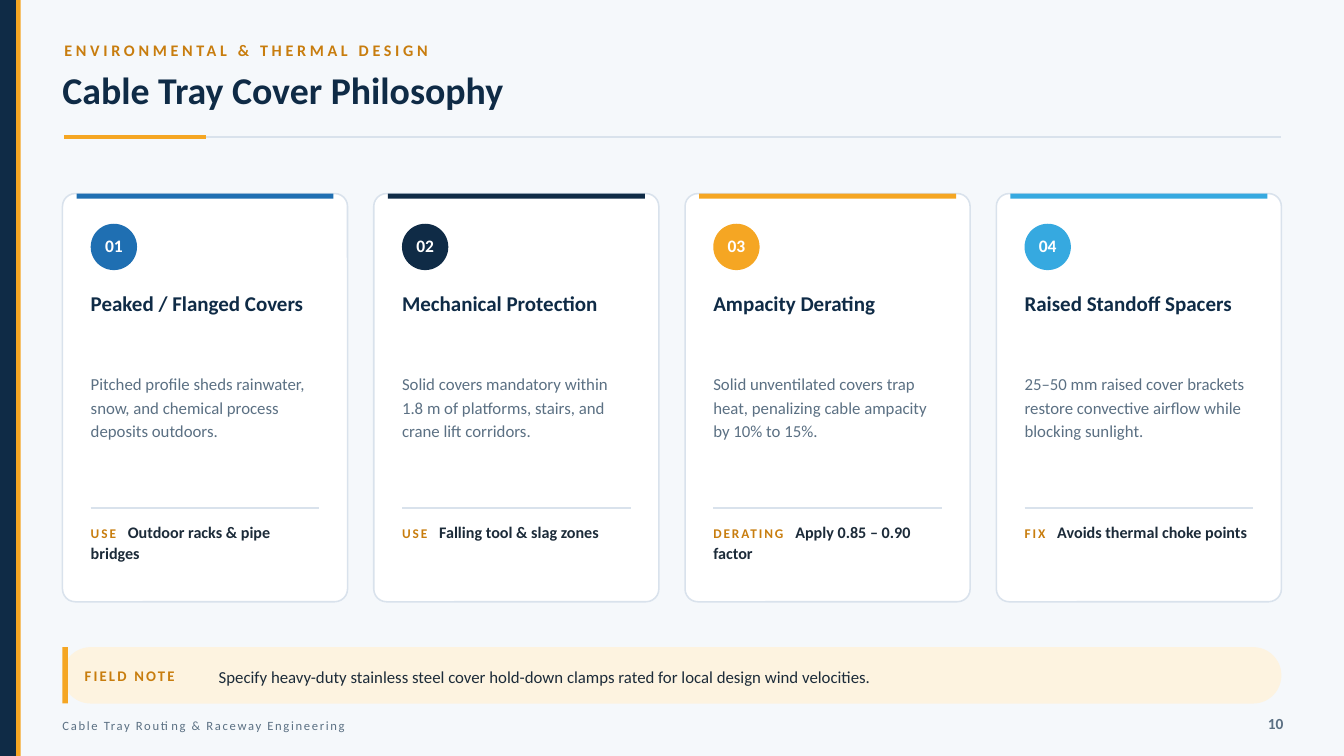
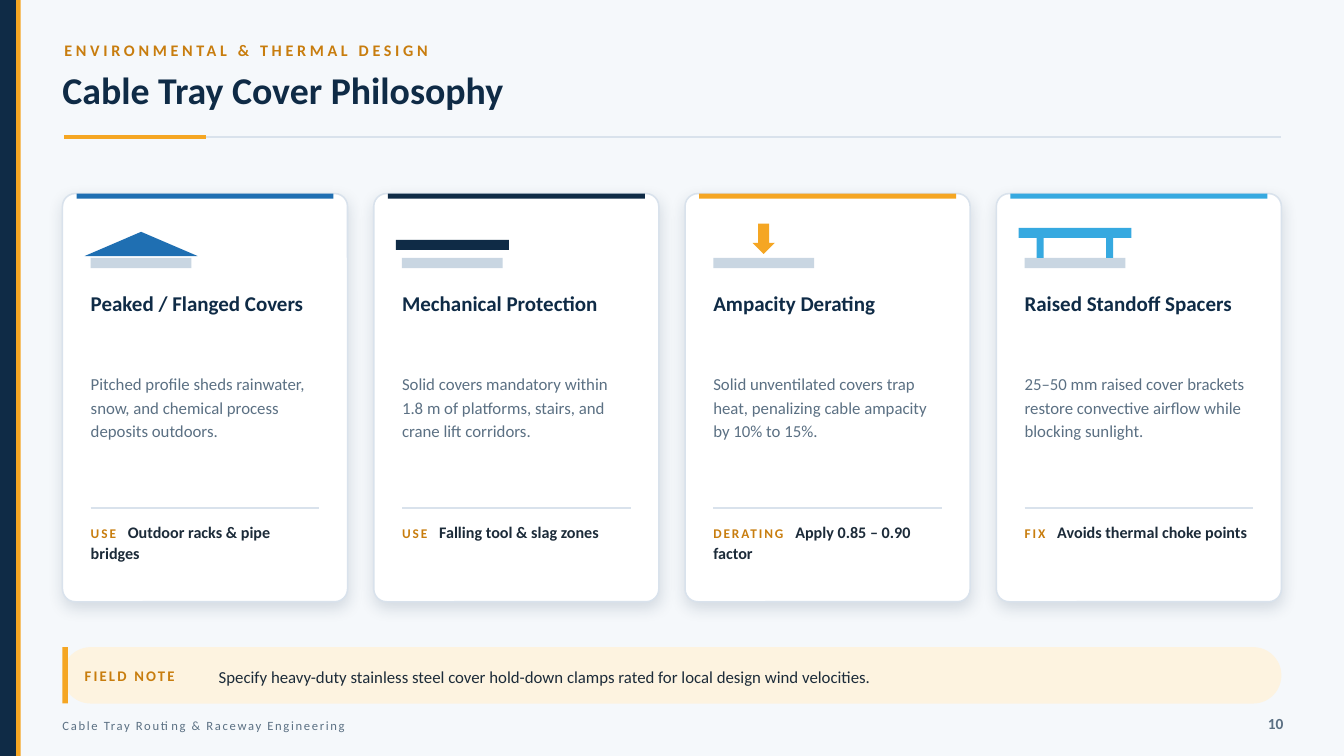
Before and after one commit to aarav-choudhary-pro/School-work-, a slide deck: slide 10 of ppt-studio/build/CableTray_Redesign.pptx. Drawn at 1344x756 pixels with LibreOffice and Linux fonts; fonts in the diff are those of the drawing. Boxes give left, top, right and bottom in pixels: in the first picture for what was removed or moved away, otherwise in the second. Text is boxed around its words. In the diff, an @@ line names an element or a change of style, - is before the commit and + after.

```diff
--- a/ppt-studio/build/CableTray_Redesign.pptx
+++ b/ppt-studio/build/CableTray_Redesign.pptx
@@ shadow on in 4 elements at <box>63,194,348,602</box>, <box>374,194,659,602</box>, <box>686,194,971,602</box>, <box>996,194,1281,602</box> @@
@@ triangle added at <box>85,232,198,256</box>, fill #1F6FB2 @@
@@ ellipse removed at <box>91,224,137,270</box> @@
@@ ellipse removed at <box>402,224,449,270</box> @@
@@ ellipse removed at <box>714,224,760,270</box> @@
@@ down arrow added at <box>753,224,775,254</box>, fill #F5A623 @@
@@ rectangle added at <box>1018,228,1131,238</box>, fill #36A9E0 @@
@@ ellipse removed at <box>1024,224,1071,270</box> @@
@@ rectangle added at <box>1036,238,1044,258</box>, fill #36A9E0 @@
@@ rectangle added at <box>1106,238,1113,258</box>, fill #36A9E0 @@
@@ rectangle added at <box>91,258,192,268</box>, fill #C9D6E2 @@
@@ text removed at <box>105,240,123,252</box> @@
-01
@@ rectangle added at <box>396,240,509,250</box>, fill #0F2B46 @@
@@ rectangle added at <box>402,258,503,268</box>, fill #C9D6E2 @@
@@ text removed at <box>416,240,434,252</box> @@
-02
@@ rectangle added at <box>714,258,815,268</box>, fill #C9D6E2 @@
@@ text removed at <box>728,240,746,252</box> @@
-03
@@ rectangle added at <box>1024,258,1125,268</box>, fill #C9D6E2 @@
@@ text removed at <box>1039,240,1057,252</box> @@
-04
```
Also in this commit, not shown: 11 other slides changed, 9 other files.
